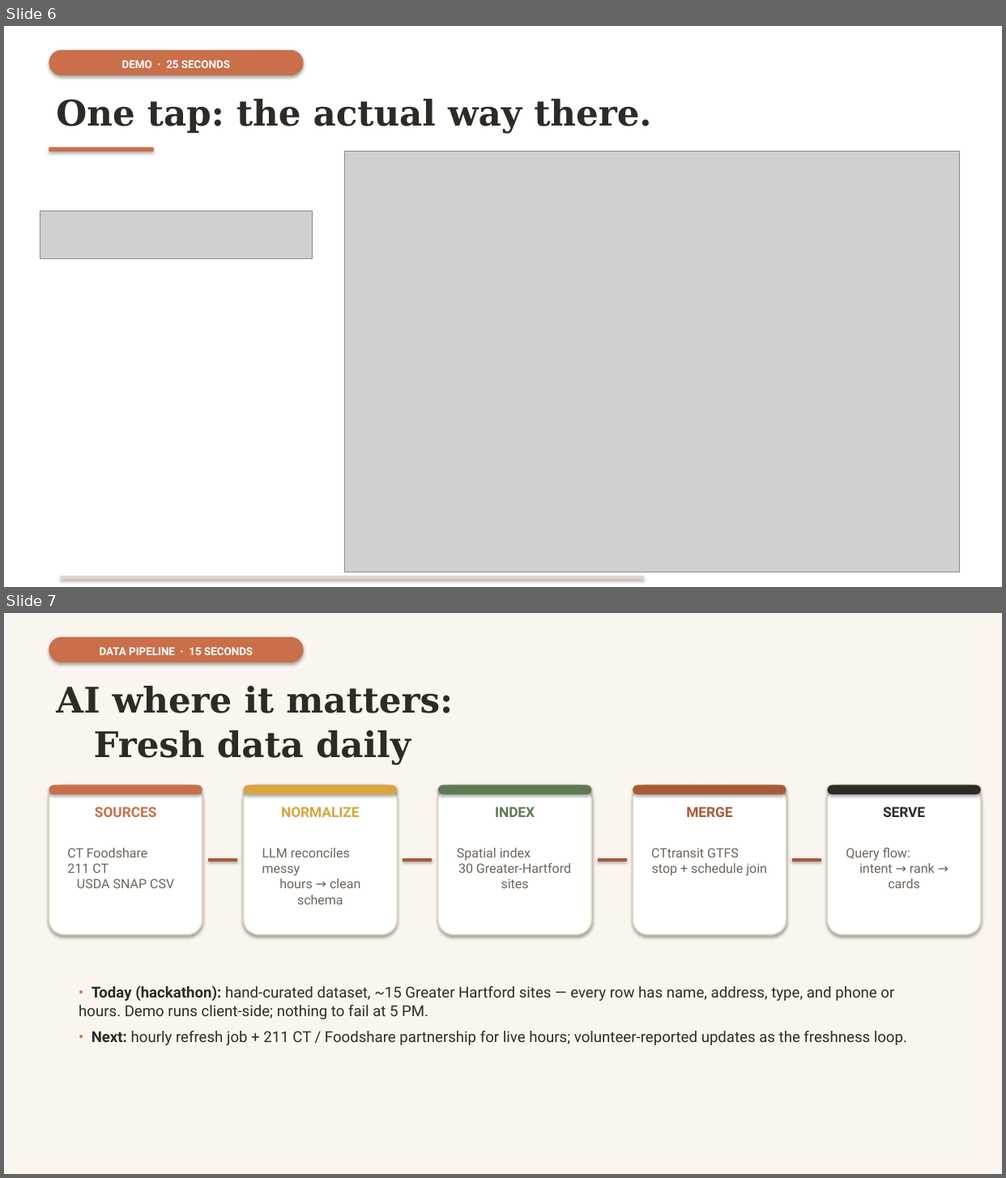
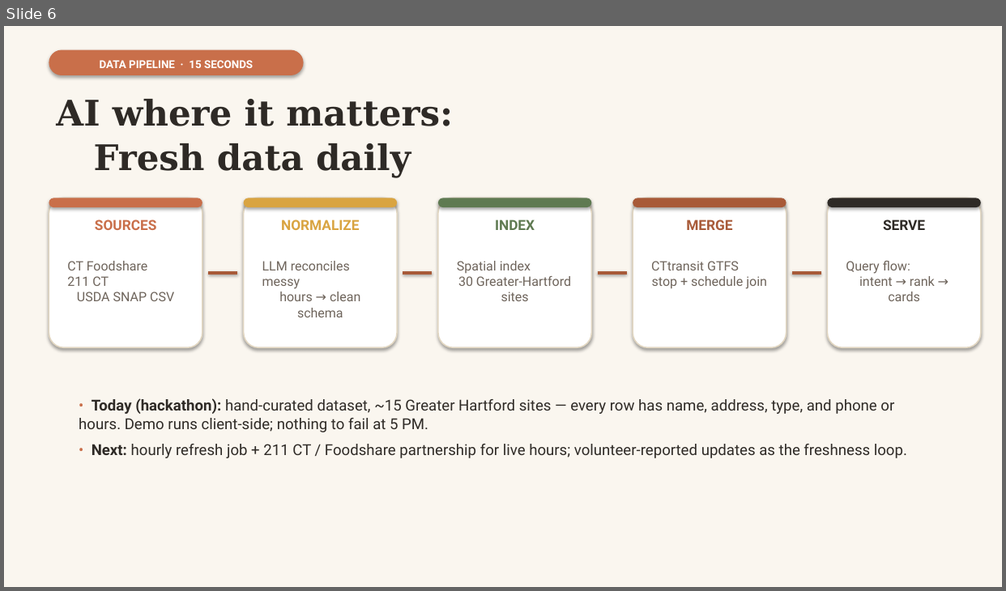
Before and after one commit to avantmehta/RAD, a slide deck: Modfied BurnsideAILabs_FoodAccess_Presentation.pptx. Shown one above the other, each under a label of ours: slides 6 and 7 before the commit, slide 6 after it. The pictures are 1006x1178 and 1006x591 pixels, drawn with LibreOffice and Linux fonts; fonts in the diff are those of the drawing; grey boxes stand for pictures. Boxes give left, top, right and bottom in pixels: in the first picture for what was removed or moved away, otherwise in the second. Text is boxed around its words. In the diff, an @@ line names an element or a change of style, - is before the commit and + after.

```diff
--- a/Modfied BurnsideAILabs_FoodAccess_Presentation.pptx
+++ b/Modfied BurnsideAILabs_FoodAccess_Presentation.pptx
@@ slide 6 removed at (4,26,1002,587), background #FFFFFF @@
@@ rounded rectangle removed at (49,50,304,75) @@
@@ text removed at (122,60,230,68) @@
-DEMO · 25 SECONDS
@@ text removed at (56,99,651,134) @@
-One tap: the actual way there.
@@ rectangle removed at (49,148,154,152) @@
@@ picture removed at (345,152,959,573) @@
@@ picture removed at (40,211,313,259) @@
@@ rectangle removed at (60,576,644,579) @@
@@ what was slide 7 is now slide 6 @@
```
Also in this commit, not shown: 3 slides changed, 1 other file.
